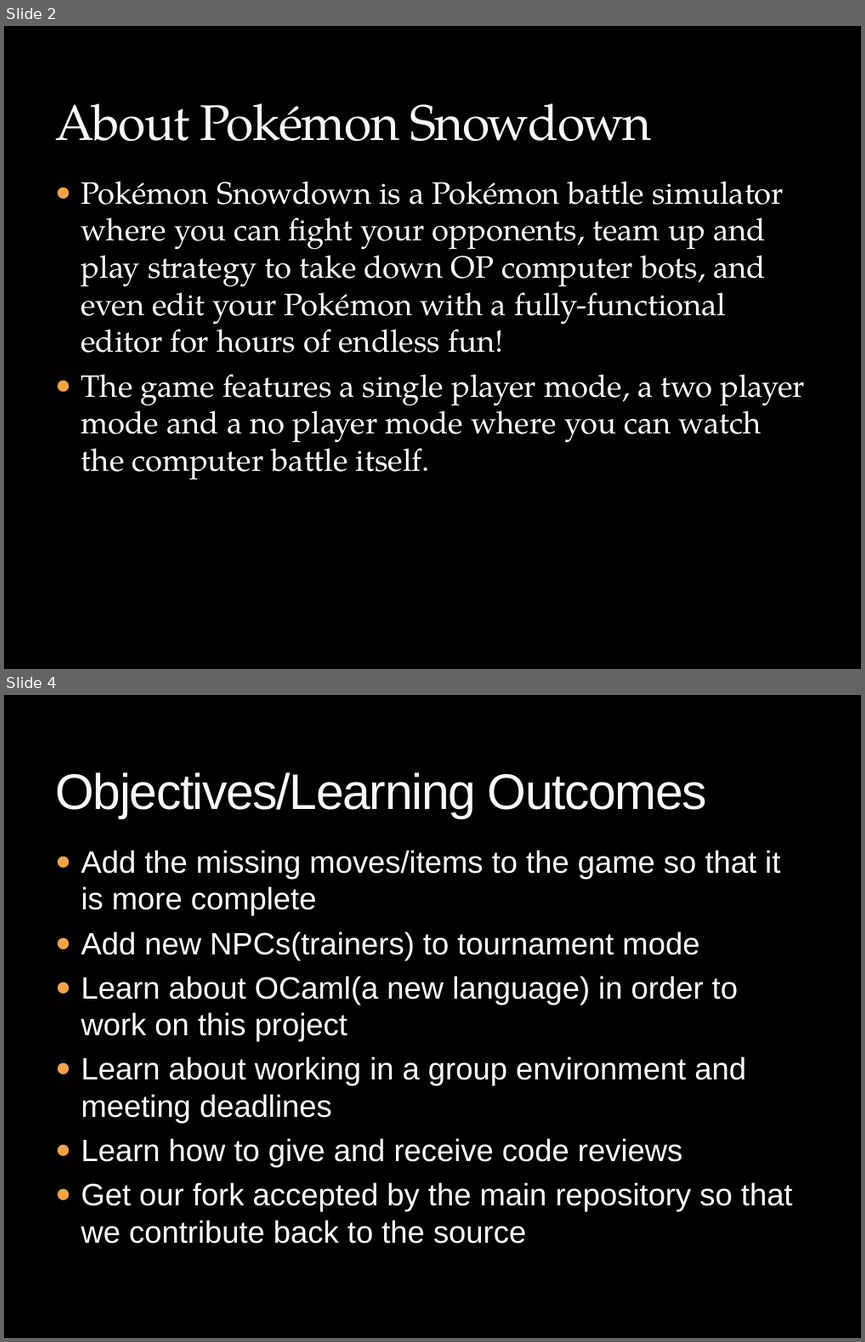
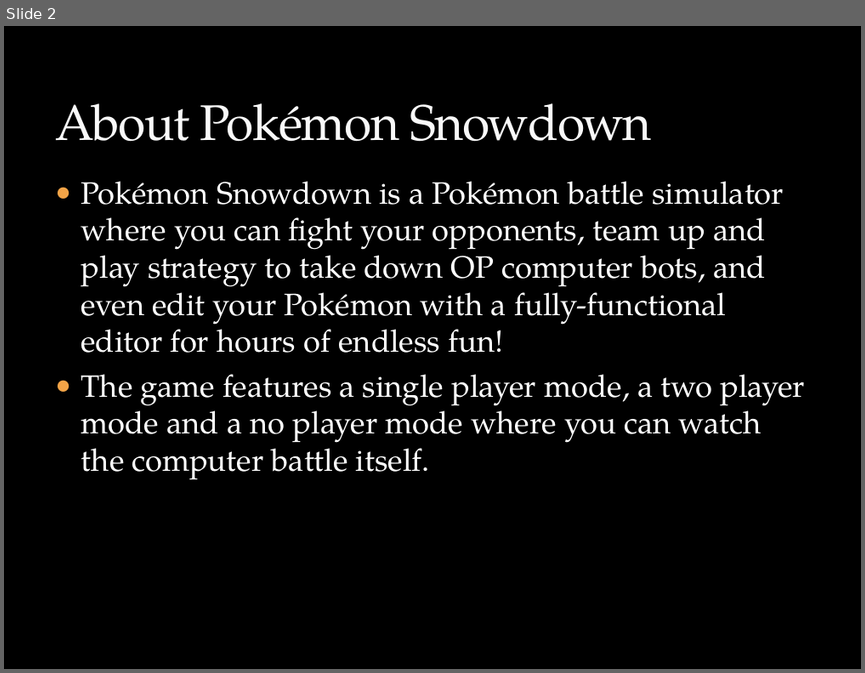
Before and after one commit to maZang/PokeSnowdown, a slide deck: final_presentation.pptx. Shown one above the other, each under a label of ours: slides 2 and 4 before the commit, slide 2 after it; the slides between them are not shown. The pictures are 865x1342 and 865x673 pixels, drawn with LibreOffice and Linux fonts; fonts in the diff are those of the drawing; background and template pictures are left out. Boxes give left, top, right and bottom in pixels: in the first picture for what was removed or moved away, otherwise in the second. Text is boxed around its words. In the diff, an @@ line names an element or a change of style, - is before the commit and + after.

```diff
--- a/final_presentation.pptx
+++ b/final_presentation.pptx
@@ slide 4 removed at [4, 695, 861, 1338], background picture (left out) @@
@@ title removed at [55, 772, 707, 818] @@
-Objectives/Learning Outcomes
@@ text removed at [81, 850, 793, 1243] @@
-● Add the missing moves/items to the game so that it is more complete
-● Add new NPCs(trainers) to tournament mode
-● Learn about OCaml(a new language) in order to work on this project
-● Learn about working in a group environment and meeting deadlines
-● Learn how to give and receive code reviews
-● Get our fork accepted by the main repository so that we contribute back to the source
```
Also in this commit, not shown: 2 slides changed, 3 slides added, 5 other slides removed.
